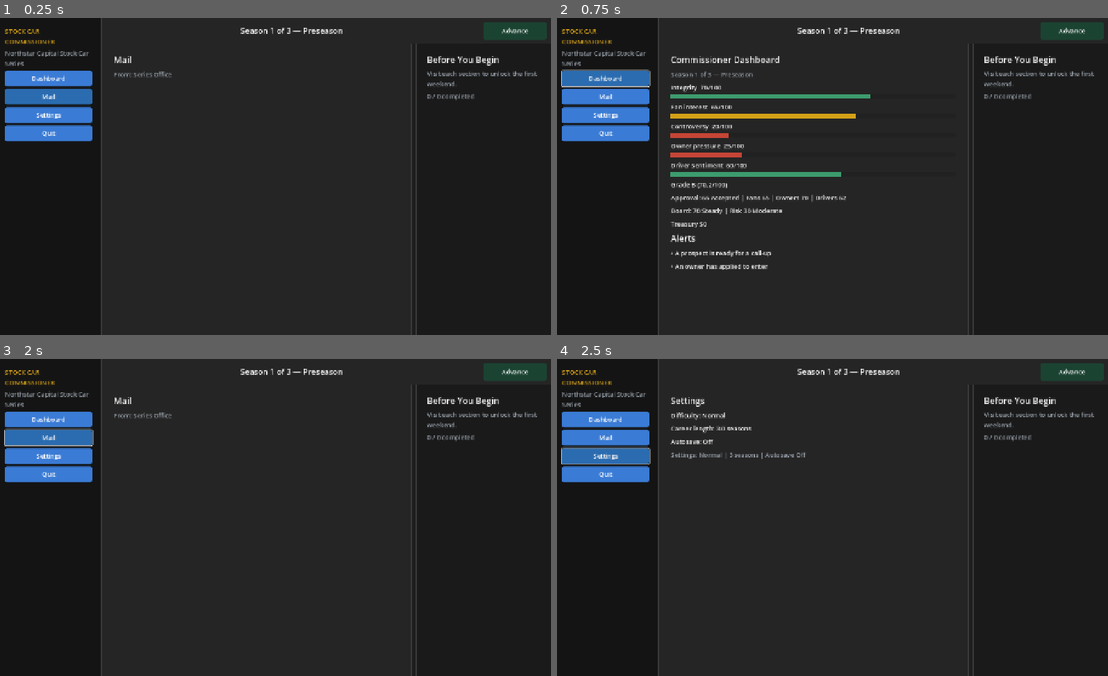
Above: before the commit, frames 1-4 (two rows, left to right).
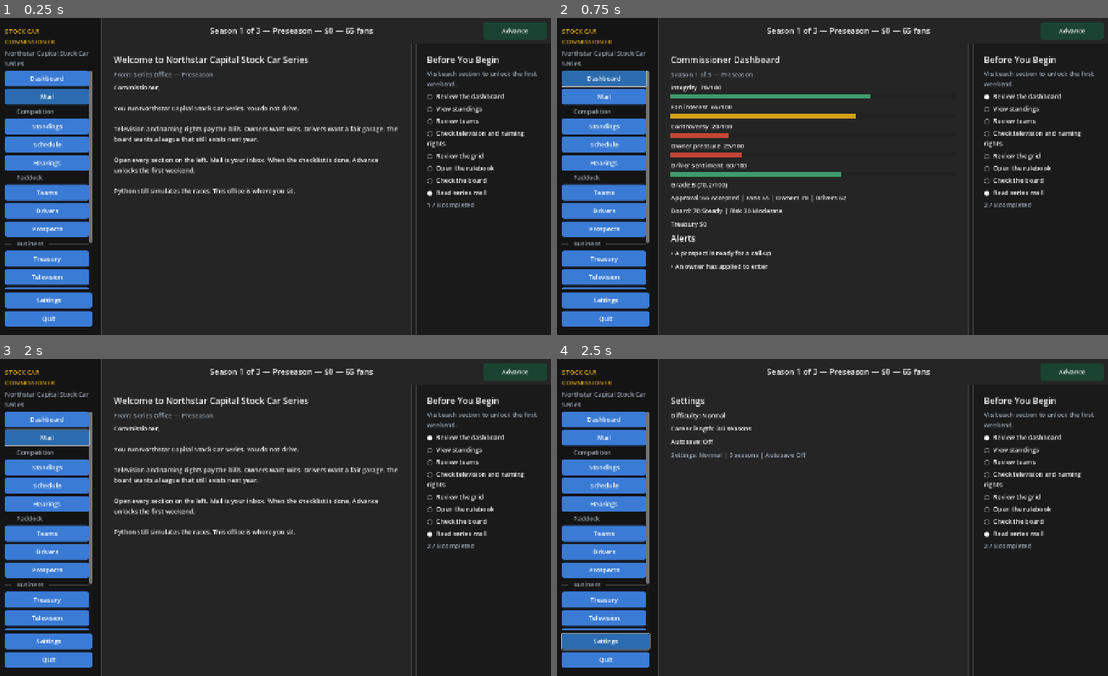
Above: after the commit, the same moments.

Repository: johnatkinsonsenior/StockCarCommissioner
Game: Godot game, scene res://scenes/Main.tscn
The game is run twice, just before and just after one commit, with the same random seed, the same clock (stepped at 60 frames per second) and the same inputs.
Inputs:
- Up to frame 1 (0.25 s): no input
- Up to frame 2 (0.75 s): click "Dashboard" at 0.5 s
- Up to frame 3 (2 s): click "Mail" at 1.25 s
- Up to frame 4 (2.5 s): click "Settings" at 2 s

The runs differ from the first frame. In frame 1, 13% of the frame differs, in the area x 0-96%, y 3-98%; in frame 2, 10%; in frame 3, 13%; in frame 4, 10%.

Commit message:
Pin Settings and Quit, and refresh the office snapshot
Keep the Football Commissioner footer buttons visible. Scroll the rest of
the rail. Commit a live office snapshot so the desk opens with series mail.

Co-authored-by: johnatkinsonsenior <johnatkinsonsenior@users.noreply.github.com>

Diff:
--- a/godot/data/ui_snapshot.json
+++ b/godot/data/ui_snapshot.json
@@ -1,8 +1,9 @@
 {
     "game": "Stock Car Commissioner",
-    "ui_version": "0.1",
+    "ui_version": "0.2",
     "engine": "godot-4",
-    "screen": "menu",
+    "layout": "commissioner-desk",
+    "screen": "mail",
     "series": "Northstar Capital Stock Car Series",
     "settings_line": "Settings: Normal | 3 seasons | Autosave Off",
     "calendar": "Season 1 of 3 \u2014 Preseason",
@@ -93,6 +94,15 @@
                 "owner": "Ruth Calder",
                 "factory": "Falcon (2 yrs)"
             }
+        ],
+        "policies": [
+            "Standard points",
+            "Single-feature race",
+            "Balanced enforcement",
+            "Open technical package",
+            "Current safety standard",
+            "Standard bonus points",
+            "Season-long championship"
         ]
     },
     "decision": {
@@ -114,5 +124,296 @@
                 "label": "Flatten the points so more finishers stay alive"
             }
         ]
+    },
+    "drivers": [
+        {
+            "name": "Cole Baker",
+            "team": "Liberty Racing",
+            "points": 0,
+            "wins": 0,
+            "personality": "Professional"
+        },
+        {
+            "name": "Ryan Holt",
+            "team": "Liberty Racing",
+            "points": 0,
+            "wins": 0,
+            "personality": "Veteran"
+        },
+        {
+            "name": "Mason Reed",
+            "team": "Pioneer Motorsports",
+            "points": 0,
+            "wins": 0,
+            "personality": "Temperamental"
+        },
+        {
+            "name": "Tyler Knox",
+            "team": "Pioneer Motorsports",
+            "points": 0,
+            "wins": 0,
+            "personality": "Rookie"
+        },
+        {
+            "name": "Derek Lane",
+            "team": "Summit Racing",
+            "points": 0,
+            "wins": 0,
+            "personality": "Aggressive"
+        },
+        {
+            "name": "Austin Vale",
+            "team": "Summit Racing",
+            "points": 0,
+            "wins": 0,
+            "personality": "Popular"
+        }
+    ],
+    "schedule": [
+        {
+            "race": 1,
+            "name": "Atlantic Speedway",
+            "type": "Superspeedway"
+        },
+        {
+            "race": 2,
+            "name": "Carolina Motor Speedway",
+            "type": "Intermediate"
+        },
+        {
+            "race": 3,
+            "name": "Granite Hills Speedway",
+            "type": "Short Track"
+        },
+        {
+            "race": 4,
+            "name": "Meridian Motor Speedway",
+            "type": "Intermediate"
+        },
+        {
+            "race": 5,
+            "name": "Pine Ridge Raceway",
+            "type": "Short Track"
+        },
+        {
+            "race": 6,
+            "name": "Ironwood Speedway",
+            "type": "Intermediate"
+        },
+        {
+            "race": 7,
+            "name": "Cypress Point",
+            "type": "Road Course"
+        },
+        {
+            "race": 8,
+            "name": "Delta Downs Speedway",
+            "type": "Intermediate"
+        },
+        {
+            "race": 9,
+            "name": "Liberty Bowl Speedway",
+            "type": "Short Track"
+        },
+        {
+            "race": 10,
+            "name": "Copper Canyon Speedway",
+            "type": "Intermediate"
+        },
+        {
+            "race": 11,
+            "name": "Sierra Raceway",
+            "type": "Road Course"
+        },
+        {
+            "race": 12,
+            "name": "Heartland Motor Speedway",
+            "type": "Intermediate"
+        },
+        {
+            "race": 13,
+            "name": "Thunder Valley",
+            "type": "Superspeedway"
+        },
+        {
+            "race": 14,
+            "name": "Horizon Raceway",
+            "type": "Intermediate"
+        },
+        {
+            "race": 15,
+            "name": "Maple Grove Speedway",
+            "type": "Short Track"
+        },
+        {
+            "race": 16,
+            "name": "Falls City Speedway",
+            "type": "Intermediate"
+        },
+        {
+            "race": 17,
+            "name": "Lone Star Circuit",
+            "type": "Road Course"
+        },
+        {
+            "race": 18,
+            "name": "Bayside Speedway",
+            "type": "Superspeedway"
+        },
+        {
+            "race": 19,
+            "name": "Emerald Coast Speedway",
+            "type": "Intermediate"
+        },
+        {
+            "race": 20,
+            "name": "Kingsport Speedway",
+            "type": "Short Track"
+        },
+        {
+            "race": 21,
+            "name": "Summit Point Circuit",
+            "type": "Road Course"
+        },
+        {
+            "race": 22,
+            "name": "Grand National Speedway",
+            "type": "Superspeedway"
+        }
+    ],
+    "office": {
+        "layout": "commissioner-desk",
+        "advance_label": "Advance",
+        "advance_hint": "Visit each section to unlock the first weekend.",
+        "header": {
+            "calendar": "Season 1 of 3 \u2014 Preseason",
+            "treasury": 0,
+            "fans": 65,
+            "status_line": "Season 1 of 3 \u2014 Preseason \u2014 $0 \u2014 65 fans"
+        },
+        "mail": {
+            "title": "Welcome to Northstar Capital Stock Car Series",
+            "from": "Series Office \u2014 Preseason",
+            "body": "Commissioner,\n\nYou run Northstar Capital Stock Car Series. You do not drive.\n\nTelevision and naming rights pay the bills. Owners want wins. Drivers want a fair garage. The board wants a league that still exists next year.\n\nOpen every section on the left. Mail is your inbox. When the checklist is done, Advance unlocks the first weekend.\n\nPython still simulates the races. This office is where you sit."
+        },
+        "checklist": [
+            {
+                "id": "dashboard",
+                "label": "Review the dashboard",
+                "section": "dashboard"
+            },
+            {
+                "id": "standings",
+                "label": "View standings",
+                "section": "standings"
+            },
+            {
+                "id": "teams",
+                "label": "Review teams",
+                "section": "teams"
+            },
+            {
+                "id": "television",
+                "label": "Check television and naming rights",
+                "section": "television"
+            },
+            {
+                "id": "drivers",
+                "label": "Review the grid",
+                "section": "drivers"
+            },
+            {
+                "id": "rulebook",
+                "label": "Open the rulebook",
+                "section": "rulebook"
+            },
+            {
+                "id": "board",
+                "label": "Check the board",
+                "section": "board"
+            },
+            {
+                "id": "mail",
+                "label": "Read series mail",
+                "section": "mail"
+            }
+        ],
+        "nav": [
+            {
+                "id": "dashboard",
+                "label": "Dashboard",
+                "group": ""
+            },
+            {
+                "id": "mail",
+                "label": "Mail",
+                "group": ""
+            },
+            {
+                "id": "standings",
+                "label": "Standings",
+                "group": "Competition"
+            },
+            {
+                "id": "schedule",
+                "label": "Schedule",
+                "group": "Competition"
+            },
+            {
+                "id": "hearings",
+                "label": "Hearings",
+                "group": "Competition"
+            },
+            {
+                "id": "teams",
+                "label": "Teams",
+                "group": "Paddock"
+            },
+            {
+                "id": "drivers",
+                "label": "Drivers",
+                "group": "Paddock"
+            },
+            {
+                "id": "prospects",
+                "label": "Prospects",
+                "group": "Paddock"
+            },
+            {
+                "id": "treasury",
+                "label": "Treasury",
+                "group": "Business"
+            },
+            {
+                "id": "television",
+                "label": "Television",
+                "group": "Business"
+            },
+            {
+                "id": "sponsors",
+                "label": "Sponsors",
+                "group": "Business"
+            },
+            {
+                "id": "rulebook",
+                "label": "Rulebook",
+                "group": "League"
+            },
+            {
+                "id": "board",
+                "label": "Board",
+                "group": "League"
+            },
+            {
+                "id": "settings",
+                "label": "Settings",
+                "group": ""
+            },
+            {
+                "id": "quit",
+                "label": "Quit",
+                "group": ""
+            }
+        ]
     }
 }
--- a/godot/scripts/App.gd
+++ b/godot/scripts/App.gd
@@ -114,10 +114,12 @@
 
 	sidebar = VBoxContainer.new()
 	sidebar.custom_minimum_size = Vector2(220, 0)
+	sidebar.size_flags_vertical = Control.SIZE_EXPAND_FILL
 	sidebar.add_theme_constant_override("separation", 6)
 	var side_panel := PanelContainer.new()
 	side_panel.add_theme_stylebox_override("panel", _panel(COL_SIDE, COL_LINE))
 	side_panel.custom_minimum_size = Vector2(220, 0)
+	side_panel.size_flags_vertical = Control.SIZE_EXPAND_FILL
 	var side_margin := _padded(sidebar, 12, 12)
 	side_panel.add_child(side_margin)
 	root.add_child(side_panel)
@@ -141,22 +143,43 @@
 	sidebar.add_child(title)
 	sidebar.add_child(_muted(str(snapshot.get("series", ""))))
 
+	var nav_list := VBoxContainer.new()
+	nav_list.add_theme_constant_override("separation", 6)
 	var last_group := "___"
 	for item in _nav():
 		var row: Dictionary = item
+		var section_id := str(row.get("id", ""))
+		if section_id in ["settings", "quit"]:
+			continue
 		var group := str(row.get("group", ""))
 		if group != last_group:
 			last_group = group
 			if group != "":
-				sidebar.add_child(_group_label(group))
-		var button := Button.new()
-		button.text = str(row.get("label", ""))
-		button.alignment = HORIZONTAL_ALIGNMENT_CENTER
-		_style_nav(button, false)
-		var section_id := str(row.get("id", ""))
-		button.pressed.connect(_on_nav.bind(section_id))
-		sidebar.add_child(button)
-		nav_buttons[section_id] = button
+				nav_list.add_child(_group_label(group))
+		nav_list.add_child(_make_nav_button(row))
+
+	var scroller := ScrollContainer.new()
+	scroller.size_flags_vertical = Control.SIZE_EXPAND_FILL
+	scroller.horizontal_scroll_mode = ScrollContainer.SCROLL_MODE_DISABLED
+	scroller.add_child(nav_list)
+	nav_list.size_flags_horizontal = Control.SIZE_EXPAND_FILL
+	sidebar.add_child(scroller)
+
+	for item in _nav():
+		var row: Dictionary = item
+		if str(row.get("id", "")) in ["settings", "quit"]:
+			sidebar.add_child(_make_nav_button(row))
+
+
+func _make_nav_button(row: Dictionary) -> Button:
+	var button := Button.new()
+	button.text = str(row.get("label", ""))
+	button.alignment = HORIZONTAL_ALIGNMENT_CENTER
+	_style_nav(button, false)
+	var section_id := str(row.get("id", ""))
+	button.pressed.connect(_on_nav.bind(section_id))
+	nav_buttons[section_id] = button
+	return button
 
 
 func _build_header() -> Control:
Not shown, changed: ROADMAP.md
